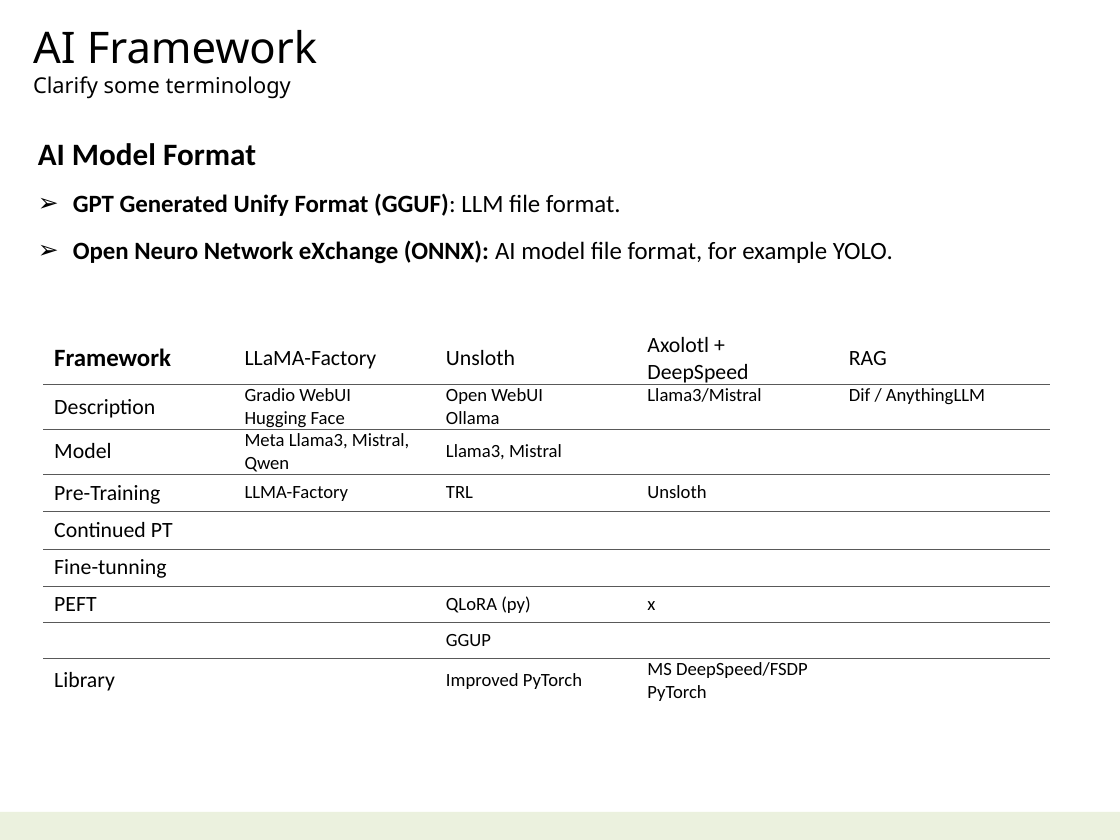
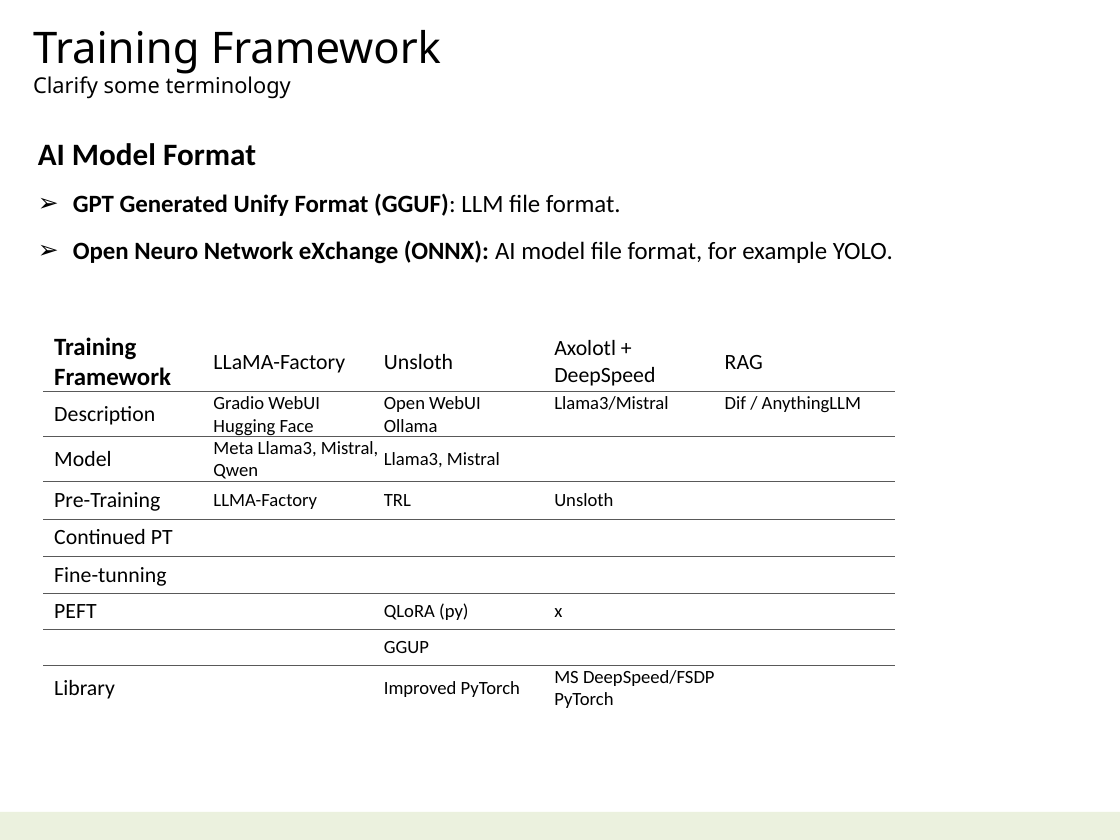
Before and after one commit to navibator/crazy-ai, a slide deck: slide 8 of ai-gemma.pptx. Drawn at 1120x840 pixels with LibreOffice and Linux fonts; fonts in the diff are those of the drawing. Boxes give left, top, right and bottom in pixels: in the first picture for what was removed or moved away, otherwise in the second. Text is boxed around its words. In the diff, an @@ line names an element or a change of style, - is before the commit and + after.

```diff
--- a/ai-gemma.pptx
+++ b/ai-gemma.pptx
@@ text at [33, 30, 441, 74]: text changed @@
-AI Framework
+Training Framework
@@ table at [43, 332, 894, 712] @@
-row 1, column 1: Framework
+row 1, column 1: Training / Framework
@@ table: place and size @@
-table at [43, 332, 1051, 705]
+table at [43, 332, 894, 712]
```
Also in this commit, not shown: 4 other slides changed.
